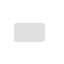
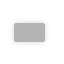
Layers edited between the first and the second 64 x 64 image:
added layer "Layer 2 copy" above "Layer 2" over (14, 23, 45, 42)
"Layer 2": opacity 100% → 60%, painted on it over (10, 19, 49, 46)
